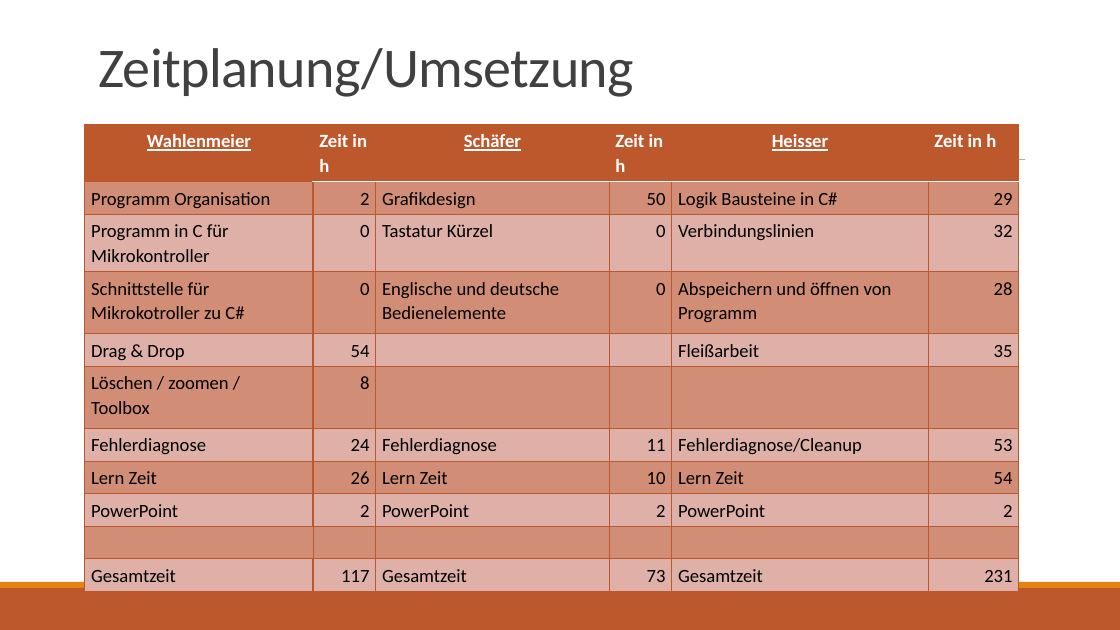
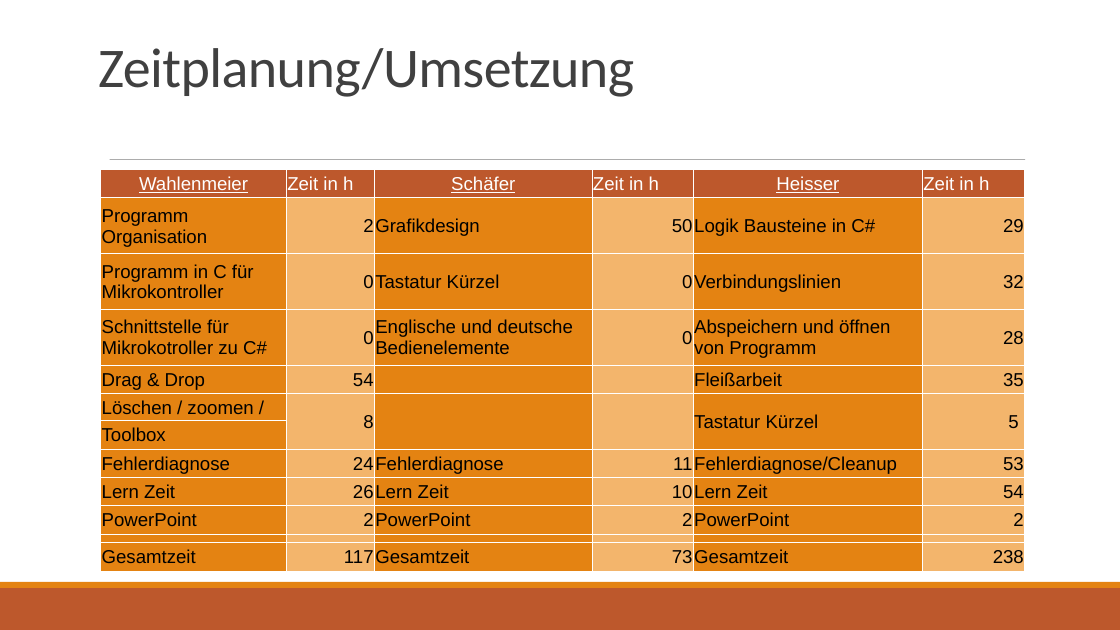
Before and after one commit to M4r3thyu/Error_NameNotFound, a slide deck: slide 7 of Praesentation.pptx. Drawn at 1120x630 pixels with LibreOffice and Linux fonts; fonts in the diff are those of the drawing. Boxes give left, top, right and bottom in pixels: in the first picture for what was removed or moved away, otherwise in the second. Text is boxed around its words. In the diff, an @@ line names an element or a change of style, - is before the commit and + after.

```diff
--- a/Praesentation.pptx
+++ b/Praesentation.pptx
@@ table at bbox=[101, 170, 1026, 571] @@
-row 6: Löschen / zoomen / / Toolbox | 8 |  |  |  | 
+row 6: Löschen / zoomen / | 8 |  |  | Tastatur Kürzel | 5
+row 7: Toolbox |  |  |  |  | 
-row 12, column 6: 231
+row 12, column 6: 238
@@ table: place and size @@
-table at bbox=[85, 124, 1020, 586]
+table at bbox=[101, 170, 1026, 571]
```
Also in this commit, not shown: 2 other slides changed.
